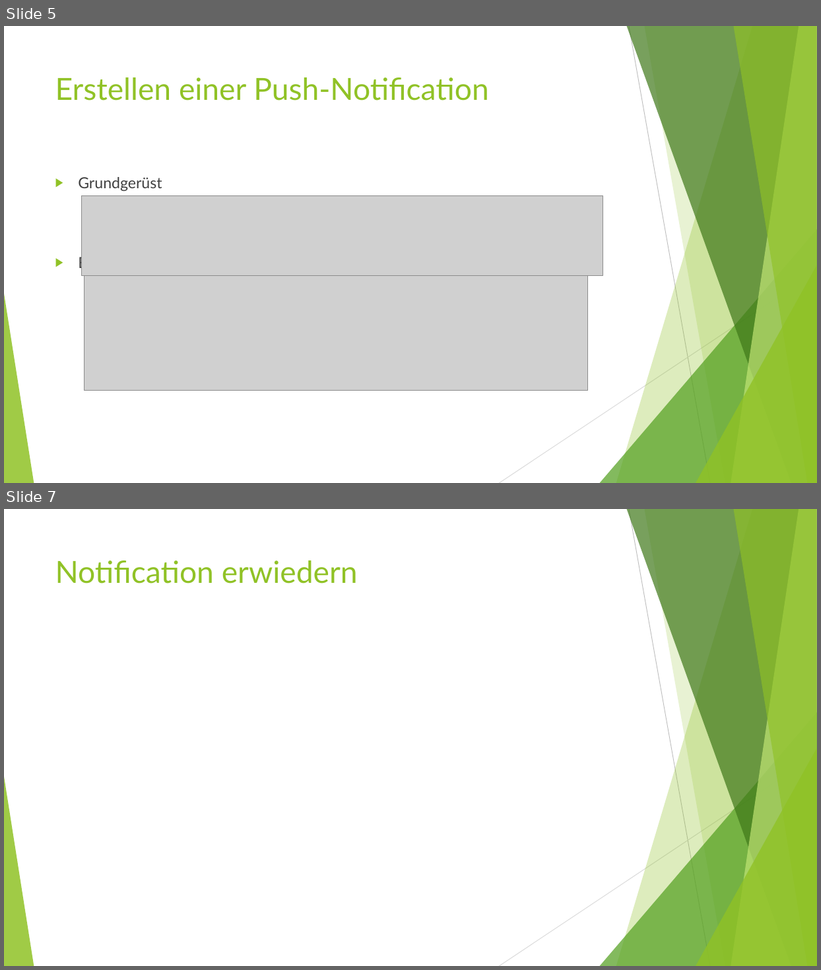
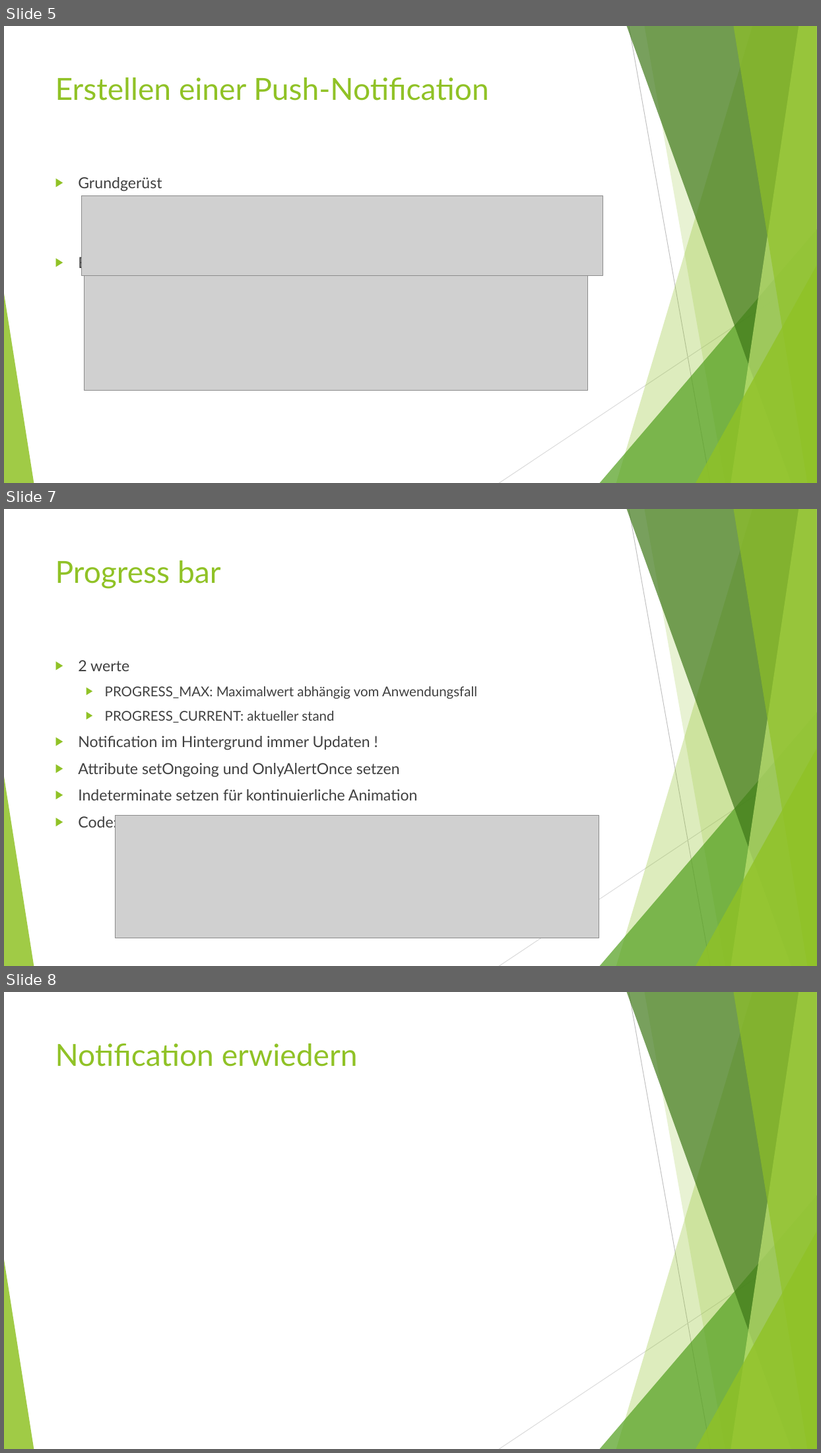
Before and after one commit to Cayleb-Ordo/Notification-Demo, a slide deck: Dokumentation/Präsentation/Push-Notifications.pptx. Shown one above the other, each under a label of ours: slides 5 and 7 before the commit, slides 5, 7 and 8 after it; the slides between them are not shown. The pictures are 821x970 and 821x1453 pixels, drawn with LibreOffice and Linux fonts; fonts in the diff are those of the drawing; grey boxes stand for pictures. Boxes give left, top, right and bottom in pixels: in the first picture for what was removed or moved away, otherwise in the second. Text is boxed around its words. In the diff, an @@ line names an element or a change of style, - is before the commit and + after.

Commit message:
Aktualisieren der README und Progress bar verschönern
Progressbar zu Präsentation hinzugefügt. Mockup erstellt und Planung.docx aktualisiert.

```diff
--- a/Dokumentation/Präsentation/Push-Notifications.pptx
+++ b/Dokumentation/Präsentation/Push-Notifications.pptx
@@ slide 7 added at bbox=[4, 509, 817, 966], background #FFFFFF; not listed: 10 template elements that a slide beside it also shows @@
@@ title added at bbox=[55, 560, 221, 589], 36 pt, text #90C226 @@
+Progress bar
@@ text added at bbox=[78, 660, 477, 831], 18 pt, text #404040 @@
+▶ 2 werte
+  ▶ PROGRESS_MAX: Maximalwert abhängig vom Anwendungsfall
+  ▶ PROGRESS_CURRENT: aktueller stand
+▶ Notification im Hintergrund immer Updaten !
+▶ Attribute setOngoing und OnlyAlertOnce setzen
+▶ Indeterminate setzen für kontinuierliche Animation
+▶ Code:
@@ picture added at bbox=[116, 816, 599, 939] @@
@@ what was slide 7 is now slide 8 @@
```
Also in this commit, not shown: 2 slides changed, 1 slide removed, 6 other files.
